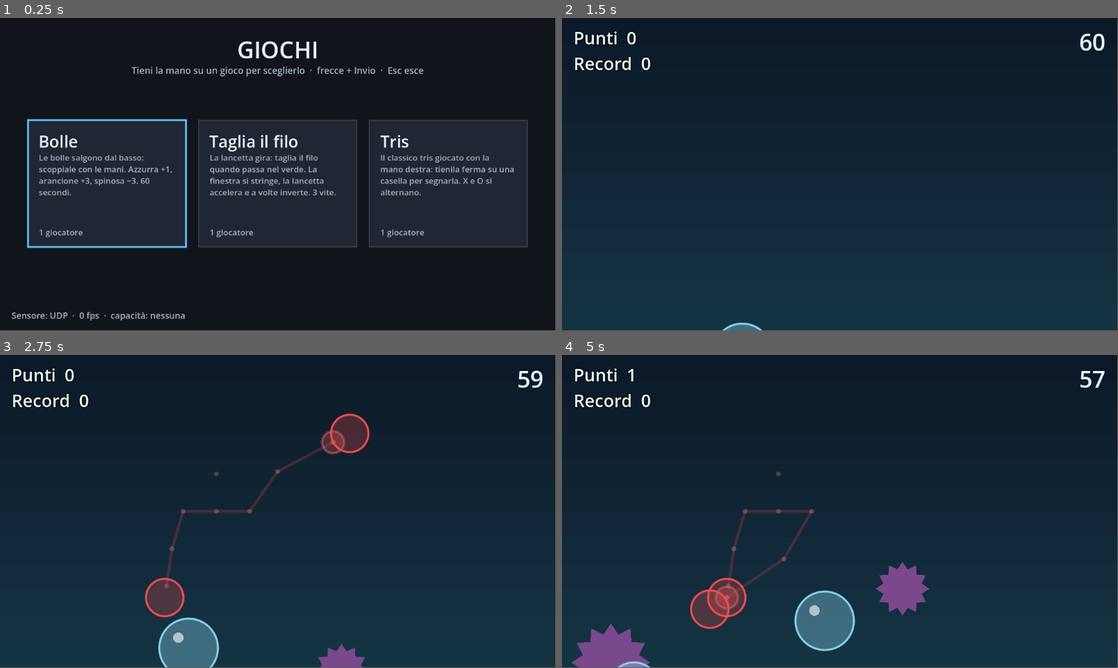
Above: before the commit, frames 1-4 (two rows, left to right).
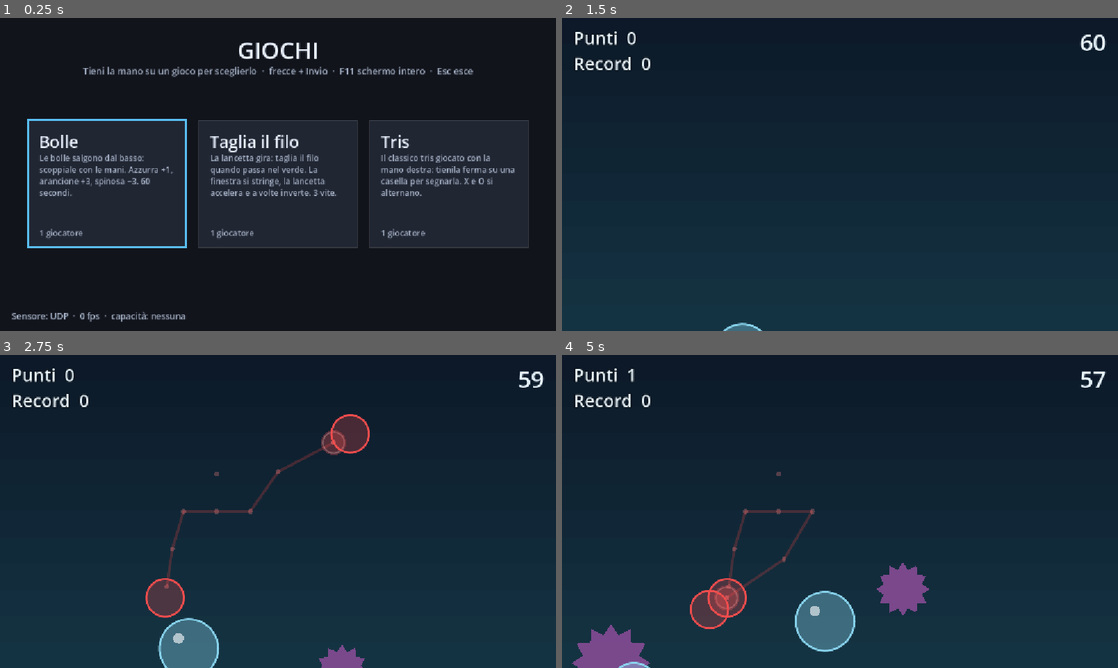
Above: after the commit, the same moments.

Repository: Madlost87/godotai
Game: Godot game, scene res://launcher/launcher.tscn
Same seed, same stepped clock (60 frames per second), same inputs: the game is played once before the commit and once after it.
Inputs (mouse positions are in pixels of both pictures, inside the frame that each line leads up to):
- Up to frame 1 (0.25 s): no input
- Up to frame 2 (1.5 s): tap Enter (game_start) at 0.5, 1.25 s; move the mouse to (962, 158) at 0.52 s; hold Right (ui_right) 0.53-1.25 s; hold R (body_record_toggle) 0.53-1.25 s; click (962, 158) at 0.67 s; drag from (728, 190) to (812, 237) at 1.27 s
- Up to frame 3 (2.75 s): move the mouse to (333, 442) at 2.02 s; hold Right (ui_right) from 2.03 s (still down); hold Enter (game_start) from 2.03 s (still down)
- Up to frame 4 (5 s): release Right (ui_right) at 2.75 s; release Enter (game_start) at 2.75 s; drag from (812, 574) to (912, 433) at 2.77 s; move the mouse to (1006, 558) at 3.52 s; press the mouse at (1006, 558) at 3.53 s; hold Left (ui_left) 3.53-4.25 s; tap F11 (toggle_fullscreen, bound only after the commit) at 4.15 s; release the mouse at (1006, 558) at 4.25 s; drag from (673, 464) to (728, 596) at 4.27 s
In our replay, the window is 799x449 before the commit and 800x450 after it. These sizes can differ from the game's own. Grey fills any space a smaller window leaves; there, only what the larger window draws over its background counts as a difference.

The runs differ from the first frame. In frame 1, 5.6% of the frame differs, in the area x 2-96%, y 7-98%; in frame 2, 0.5%; in frame 3, 1.0%; in frame 4, 1.1%.

Commit message:
Schermo intero e zona di gioco attorno al corpo
Godot
- schermo intero di default (stretch canvas_items + expand: 16:9, 16:10, 4:3...)
- autoload Display: --windowed, --screen=N (proiettore), F11 finestra/schermo intero
- la sessione manda al tracker le proporzioni dello schermo
- play_body.sh: --windowed e --screen N

Tracker
- mappature come plugin (PROJECTIONS): body_zone (nuovo default senza calibrazione),
  mirror (specchio senza deformazioni), stretch, homography; --mapping
- body_zone: zona misurata sulle spalle di ogni giocatore = tutto lo schermo; stessa posa,
  stesso punto a qualsiasi distanza; segue la persona in ~1 s
- la finestra --debug disegna la zona di ogni giocatore
- test della mappatura (proporzioni, distanza, inseguimento, ricaduta, sessione)

Co-Authored-By: Claude Opus 5.5 <noreply@anthropic.com>

Diff:
--- /dev/null
+++ b/core/app/display.gd
@@ -0,0 +1,56 @@
+extends Node
+## Autoload "Display": schermo intero e scelta del monitor, uguali per tutti i giochi.
+## Di default il gioco è a schermo intero (project.godot). Riga di comando, dopo "--":
+##   --windowed     in finestra (es. per sviluppare)
+##   --screen=N     sul monitor N (es. il proiettore: 1)
+## Azione toggle_fullscreen (F11): passa da finestra a schermo intero e viceversa.
+## Le scene disegnano in proporzione alla viewport (stretch "canvas_items" + "expand"),
+## quindi si adattano a qualsiasi risoluzione e rapporto (16:9, 16:10, 4:3...).
+
+
+func _ready() -> void:
+	if DisplayServer.get_name() == "headless":
+		return
+	# All'avvio la finestra non è ancora pronta: i cambi di modalità si applicano dopo il
+	# primo frame, altrimenti vengono sovrascritti dalle impostazioni del progetto.
+	await get_tree().process_frame
+	var args := OS.get_cmdline_user_args()
+	for a in args:
+		if a.begins_with("--screen="):
+			move_to_screen(int(a.get_slice("=", 1)))
+	# In finestra se richiesto dopo "--", con l'opzione di Godot (-w / --windowed) o
+	# registrando un video (--write-movie): lì le dimensioni devono restare fisse.
+	var engine_args := OS.get_cmdline_args()
+	var windowed := args.has("--windowed") or engine_args.has("--windowed") or engine_args.has("-w") \
+		or engine_args.has("--write-movie")
+	set_fullscreen(not windowed)
+
+
+func is_fullscreen() -> bool:
+	var m := DisplayServer.window_get_mode()
+	return m == DisplayServer.WINDOW_MODE_FULLSCREEN or m == DisplayServer.WINDOW_MODE_EXCLUSIVE_FULLSCREEN
+
+
+func set_fullscreen(on: bool) -> void:
+	if DisplayServer.get_name() == "headless" or on == is_fullscreen():
+		return
+	DisplayServer.window_set_mode(DisplayServer.WINDOW_MODE_FULLSCREEN if on else DisplayServer.WINDOW_MODE_WINDOWED)
+
+
+## Sposta il gioco sul monitor n (0 = principale), restando a schermo intero se lo era.
+func move_to_screen(n: int) -> void:
+	if DisplayServer.get_name() == "headless" or n < 0 or n >= DisplayServer.get_screen_count():
+		push_warning("Display: monitor %d non disponibile (%d collegati)" % [n, DisplayServer.get_screen_count()])
+		return
+	var was_full := is_fullscreen()
+	if was_full:
+		DisplayServer.window_set_mode(DisplayServer.WINDOW_MODE_WINDOWED)
+	DisplayServer.window_set_current_screen(n)
+	if was_full:
+		DisplayServer.window_set_mode(DisplayServer.WINDOW_MODE_FULLSCREEN)
+
+
+func _unhandled_input(event: InputEvent) -> void:
+	if event.is_action_pressed(&"toggle_fullscreen") and not event.is_echo():
+		set_fullscreen(not is_fullscreen())
+		get_viewport().set_input_as_handled()
--- a/core/body_input/body_input.gd
+++ b/core/body_input/body_input.gd
@@ -108,7 +108,10 @@
 		_session_timer -= delta
 		if _session_timer <= 0.0:
 			_session_timer = SESSION_RESEND
-			send_control(_session)
+			var msg := _session.duplicate()
+			var size := _screen_size()
+			msg["screen"] = [size.x, size.y]  # proporzioni dello schermo per la mappatura del tracker
+			send_control(msg)
 	if source == Source.REPLAY:
 		var due := _replay.poll(t)
 		if not due.is_empty():
--- a/launcher/launcher.gd
+++ b/launcher/launcher.gd
@@ -93,7 +93,7 @@
 	var font := ThemeDB.fallback_font
 	var fs := maxi(int(vp.y * 0.075), 8)
 	draw_string(font, Vector2(0, vp.y * 0.13), "GIOCHI", HORIZONTAL_ALIGNMENT_CENTER, vp.x, fs, TEXT)
-	draw_string(font, Vector2(0, vp.y * 0.18), "Tieni la mano su un gioco per sceglierlo  ·  frecce + Invio  ·  Esc esce",
+	draw_string(font, Vector2(0, vp.y * 0.18), "Tieni la mano su un gioco per sceglierlo  ·  frecce + Invio  ·  F11 schermo intero  ·  Esc esce",
 		HORIZONTAL_ALIGNMENT_CENTER, vp.x, maxi(int(vp.y * 0.03), 8), TEXT_DIM)
 	if games.is_empty():
 		draw_string(font, Vector2(0, vp.y * 0.5), "Nessun gioco. Creane uno con ./new_game.sh <id> \"Titolo\"",
--- a/project.godot
+++ b/project.godot
@@ -18,6 +18,13 @@
 
 _mcp_game_helper="*res://addons/godot_ai/runtime/game_helper.gd"
 BodyInput="*res://core/body_input/body_input.gd"
+Display="*res://core/app/display.gd"
+
+[display]
+
+window/size/mode=3
+window/stretch/mode="canvas_items"
+window/stretch/aspect="expand"
 
 [editor_plugins]
 
@@ -60,6 +67,11 @@
 "events": [Object(InputEventKey,"resource_local_to_scene":false,"resource_name":"","device":-1,"window_id":0,"alt_press …(195 unchanged characters)…
 ]
 }
+toggle_fullscreen={
+"deadzone": 0.2,
+"events": [Object(InputEventKey,"resource_local_to_scene":false,"resource_name":"","device":-1,"window_id":0,"alt_pressed":false,"shift_pressed":false,"ctrl_pressed":false,"meta_pressed":false,"pressed":false,"keycode":0,"physical_keycode":4194342,"key_label":0,"unicode":0,"location":0,"echo":false,"script":null)
+]
+}
 
 [layer_names]
 
--- a/tests/game_framework_test.gd
+++ b/tests/game_framework_test.gd
@@ -108,6 +108,18 @@
 	_check(launcher.games.size() == registry.list_games().size() and launcher.cards.size() == launcher.games.size(),
 		"una scheda per ogni gioco (%d)" % launcher.games.size())
 	_check(_bi.get_session().get("game") == "launcher", "il menu chiede la sua sessione al tracker")
+	var rx := PacketPeerUDP.new()
+	rx.bind(42430, "127.0.0.1")
+	var sent: Variant = null
+	for i in 120:
+		await process_frame
+		if rx.get_available_packet_count() > 0:
+			sent = JSON.parse_string(rx.get_packet().get_string_from_utf8())
+			break
+	rx.close()
+	var vp: Vector2 = root.get_visible_rect().size
+	_check(sent is Dictionary and sent.get("screen") is Array and is_equal_approx(float(sent["screen"][0]) / float(sent["screen"][1]), vp.x / vp.y),
+		"la sessione porta le proporzioni dello schermo (%s)" % str(sent.get("screen") if sent is Dictionary else null))
 
 	# Con un sensore che ha solo la pose (niente effettori), il menu segnala cosa manca.
 	await _feed([{"id": "p1", "pose": {"nose": [0.5, 0.2, 1.0]}}], 0.1, ["pose"])
--- a/tools/calibration/calibration.gd
+++ b/tools/calibration/calibration.gd
@@ -31,9 +31,7 @@
 
 func _ready() -> void:
 	patterns = load_patterns(ARUCO_FILE)
-	# Schermo intero sul proiettore; "-- --windowed" sulla riga di comando lo evita.
-	if DisplayServer.get_name() != "headless" and not OS.get_cmdline_user_args().has("--windowed"):
-		DisplayServer.window_set_mode(DisplayServer.WINDOW_MODE_FULLSCREEN)
+	# Schermo intero e monitor: li gestisce l'autoload Display (--windowed, --screen=N, F11).
 	get_viewport().size_changed.connect(_on_size_changed)
 	BodyInput.packet_received.connect(_on_packet)
 	_on_size_changed()
--- a/tracker/config.json
+++ b/tracker/config.json
@@ -14,7 +14,7 @@
     "assign": "zones",
     "max_players": 2
   },
-  "projection": {"mirror": true},
+  "projection": {"mode": "auto", "uncalibrated": "body_zone", "mirror": true},
   "outputs": [
     {"type": "udp", "host": "127.0.0.1", "port": 4242}
   ]
Not shown, added: core/app/display.gd.uid
Not shown, changed: CLAUDE.md
Not shown, changed: docs/SPEC.md
Not shown, changed: play_body.sh
